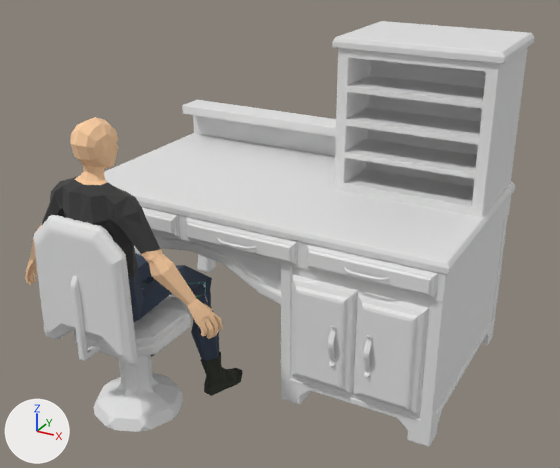
The Blender file BlenderAssets/Desk n Chair.blend, before and after one commit.
Rendered twice from a 50 mm lens placed at (2.37, -3.74, 2.3), pointed at (0.7, -0.72, 0.79). The lights are fixed; the arrows at lower left show +X, +Y and +Z.
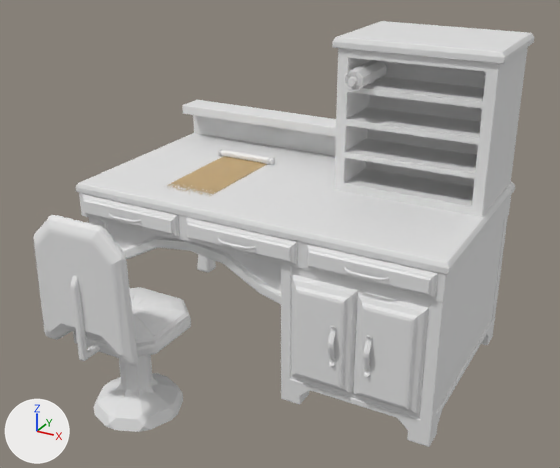
Pixel boxes [x1, y1, x2, y2] of what changed, in the pictures (560 x 468 px):
'SM_HumanRef', hidden: before [25, 117, 243, 396]
'Papyrus Open', added: after [164, 149, 275, 196]
    faces in mat_papyrus_ripped_paper__temporary: [164, 156, 267, 196]
    faces in mat_no_material (white #e7e7e7): [218, 149, 275, 165]
'Papyrus Closed', added: after [344, 60, 387, 91]

The change, as a list of edits to the scene's bpy script:
```text
Add mat_papyrus_ripped_paper__temporary:
    mat_papyrus_ripped_paper__temporary = bpy.data.materials.new('Papyrus Ripped Paper (TEMPORARY)')
    # nodes: BsdfPrincipled, Mapping, Mix, OutputMaterial, SeparateXYZ, TexCoord, TexNoise, ValToRGB
    # colours: black #000000, beige #e3c188
Add mat_no_material:
    mat_no_material = principled_material('No Material')
    mat_no_material.base_color = (0.8, 0.8, 0.8)  # white #e7e7e7
Add me_cylinder_003:
    me_cylinder_003.from_pydata(...)  # 86 vertices, 67 faces; spans x -0.546..0.023, y -0.249..0.018, z -0.175..0.175
    # faces by material slot: [5, 62]
    me_cylinder_003.materials.append(mat_papyrus_ripped_paper__temporary)
    me_cylinder_003.materials.append(mat_no_material)  # white #e7e7e7
Add me_cylinder_002:
    me_cylinder_002.from_pydata(...)  # 136 vertices, 123 faces; spans x -0.05..0.05, y -0.05..0.05, z 0.0..0.175
Change ob_sm_humanref:
    add ob_sm_humanref.hide_set(True)  # its collection is switched off
Add ob_papyrus_open:
    ob_papyrus_open = bpy.data.objects.new('Papyrus Open', me_cylinder_003)
    ob_papyrus_open.location = (0.2, -0.2, 0.96)
    ob_papyrus_open.rotation_euler = (1.571, 0.393, 1.571)  # degrees (90, 23, 90)
    _vg = ob_papyrus_open.vertex_groups.new(name='Bevel')
    _vg = ob_papyrus_open.vertex_groups.new(name='Solidify')
    _m = ob_papyrus_open.modifiers.new('Bevel', 'BEVEL')
    _m.width = 0.004
    _m.width_pct = 0.004
    _m.limit_method = 'VGROUP'
    _m.vertex_group = 'Bevel'
Add ob_papyrus_closed:
    ob_papyrus_closed = bpy.data.objects.new('Papyrus Closed', me_cylinder_002)
    ob_papyrus_closed.location = (0.94, -0.3, 1.51)
    ob_papyrus_closed.rotation_euler = (1.571, 0.393, 0.0)  # degrees (90, 23, 0)
    _vg = ob_papyrus_closed.vertex_groups.new(name='Bevel')
    for _i, _w in zip([16, 17, 18, 19, 20, 21, 22, 23, 80, 81, 82, 83, 84, 85, 86, 87, 88, 89, 90, 91, 92, 93, 94, 95, 96, 97, 98, 99, 100, 101, 102, 103, 104, 105, 106, 107, 108, 109, 110, 111, 112, 113, 114, 115, 116, 117, 118, 119, 120, 121, 122, 123, 124, 125, 126, 127, 128, 129, 130, 131, 132, 133, 134, 135], [1.0, 1.0, 1.0, 1.0, 1.0, 1.0, 1.0, 1.0, 0.438, 0.375, 0.312, 0.25, 0.188, 0.125, 0.0625, 0.0625, 0.125, 0.188, 0.25, 0.312, 0.375, 0.438, 0.0625, 0.125, 0.188, 0.25, 0.312, 0.375, 0.438, 0.0625, 0.125, 0.188, 0.25, 0.312, 0.375, 0.438, 0.0625, 0.125, 0.188, 0.25, 0.312, 0.375, 0.438, 0.0625, 0.125, 0.188, 0.25, 0.312, 0.375, 0.438, 0.0625, 0.125, 0.188, 0.25, 0.312, 0.375, 0.438, 0.0625, 0.125, 0.188, 0.25, 0.312, 0.375, 0.438]): _vg.add([_i], _w, 'REPLACE')
    _m = ob_papyrus_closed.modifiers.new('Mirror', 'MIRROR')
    _m.use_axis = (False, False, True)
    _m.use_clip = True
    _m = ob_papyrus_closed.modifiers.new('Bevel', 'BEVEL')
    _m.width = 0.004
    _m.width_pct = 0.004
    _m.limit_method = 'VGROUP'
    _m.vertex_group = 'Bevel'
```
